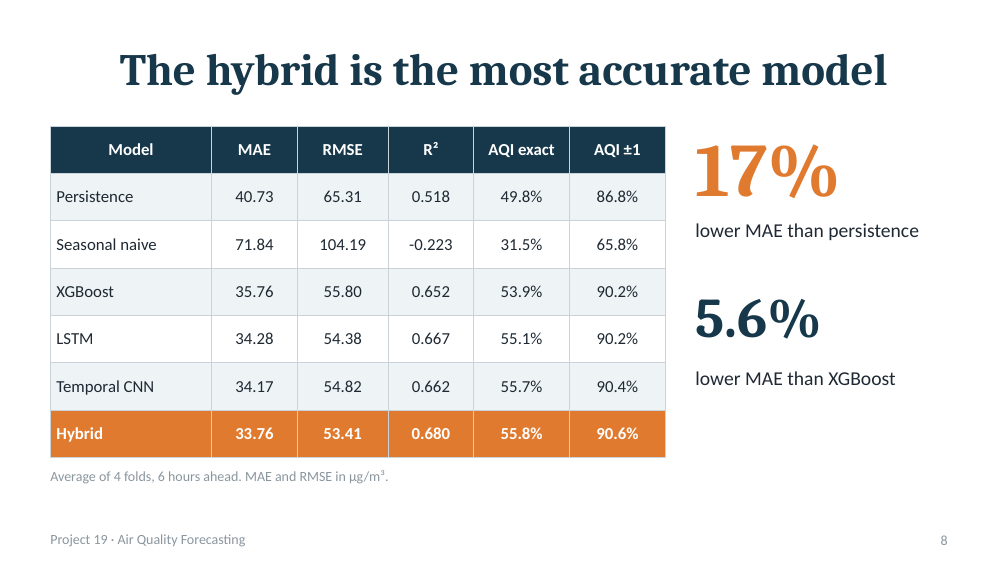
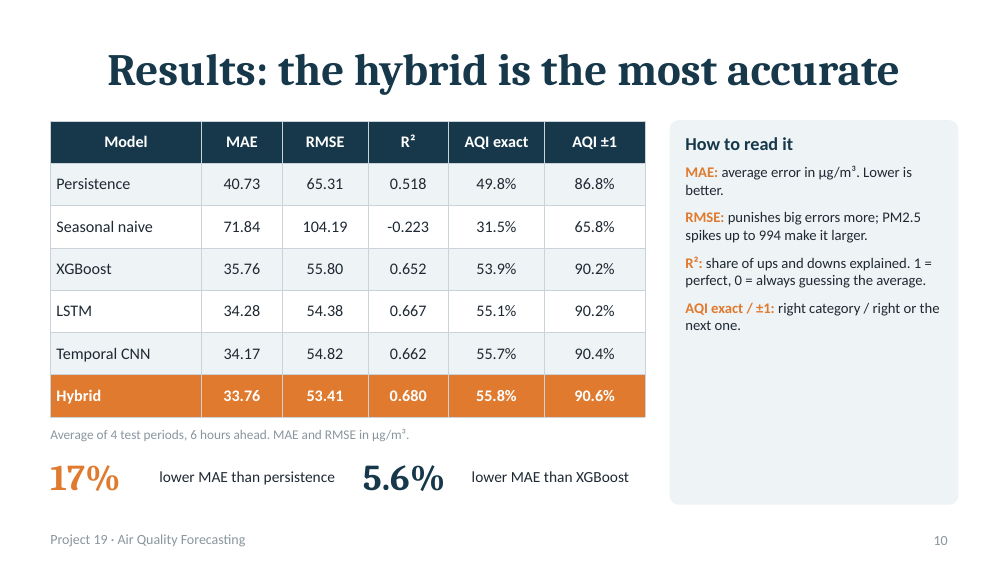
Before and after one commit to MananGilhotra/air-quality-forecasting, a slide deck: slide 10 of reports/Phase2_Presentation.pptx (slide 8 before the commit). Drawn at 1008x567 pixels with LibreOffice and Linux fonts; fonts in the diff are those of the drawing. Boxes give left, top, right and bottom in pixels: in the first picture for what was removed or moved away, otherwise in the second. Text is boxed around its words. In the diff, an @@ line names an element or a change of style, - is before the commit and + after.

```diff
--- a/reports/Phase2_Presentation.pptx
+++ b/reports/Phase2_Presentation.pptx
@@ title at (x1=107, y1=53, x2=900, y2=95): text changed @@
-The hybrid is the most accurate model
+Results: the hybrid is the most accurate
@@ table at (x1=50, y1=121, x2=645, y2=408) @@
@@ size 12 to 11.5 pt @@
@@ table resized from (x1=50, y1=126, x2=665, y2=446) to (x1=50, y1=121, x2=645, y2=408) @@
@@ rounded rectangle added at (x1=670, y1=121, x2=958, y2=504), fill #EEF3F5, outline #EEF3F5 1 pt @@
@@ text added at (x1=685, y1=137, x2=793, y2=150), 13 pt, text #16384A, bold @@
+How to read it
@@ text added at (x1=685, y1=165, x2=940, y2=330), 10.5 pt, text #1F2933 @@
+MAE: average error in µg/m³. Lower is better.
+RMSE: punishes big errors more; PM2.5 spikes up to 994 make it larger.
+R²: share of ups and downs explained. 1 = perfect, 0 = always guessing the average.
+AQI exact / ±1: right category / right or the next one.
@@ text at (x1=50, y1=429, x2=409, y2=441): text changed; size 10 to 9.5 pt @@
-Average of 4 folds, 6 hours ahead. MAE and RMSE in µg/m³.
+Average of 4 test periods, 6 hours ahead. MAE and RMSE in µg/m³.
@@ text "17%" moved from (x1=695, y1=144, x2=841, y2=198) to (x1=50, y1=465, x2=120, y2=491) @@
@@ text "17%" at (x1=50, y1=465, x2=120, y2=491): size 54 to 26 pt @@
@@ text "lower MAE than persistence" moved from (x1=695, y1=223, x2=919, y2=240) to (x1=159, y1=471, x2=335, y2=485) @@
@@ text "lower MAE than persistence" at (x1=159, y1=471, x2=335, y2=485): size 14 to 11 pt @@
@@ text "5.6%" moved from (x1=695, y1=299, x2=822, y2=339) to (x1=363, y1=465, x2=445, y2=491) @@
@@ text "5.6%" at (x1=363, y1=465, x2=445, y2=491): size 40 to 26 pt @@
@@ text "lower MAE than XGBoost" at (x1=472, y1=471, x2=629, y2=482): size 14 to 11 pt @@
@@ text "lower MAE than XGBoost" moved from (x1=695, y1=371, x2=895, y2=385) to (x1=472, y1=471, x2=629, y2=482) @@
@@ page number at (x1=934, y1=536, x2=948, y2=545): text changed @@
-8
+10
```
Also in this commit, not shown: 10 other slides changed, 5 slides added, 5 slides removed, 1 other file.
